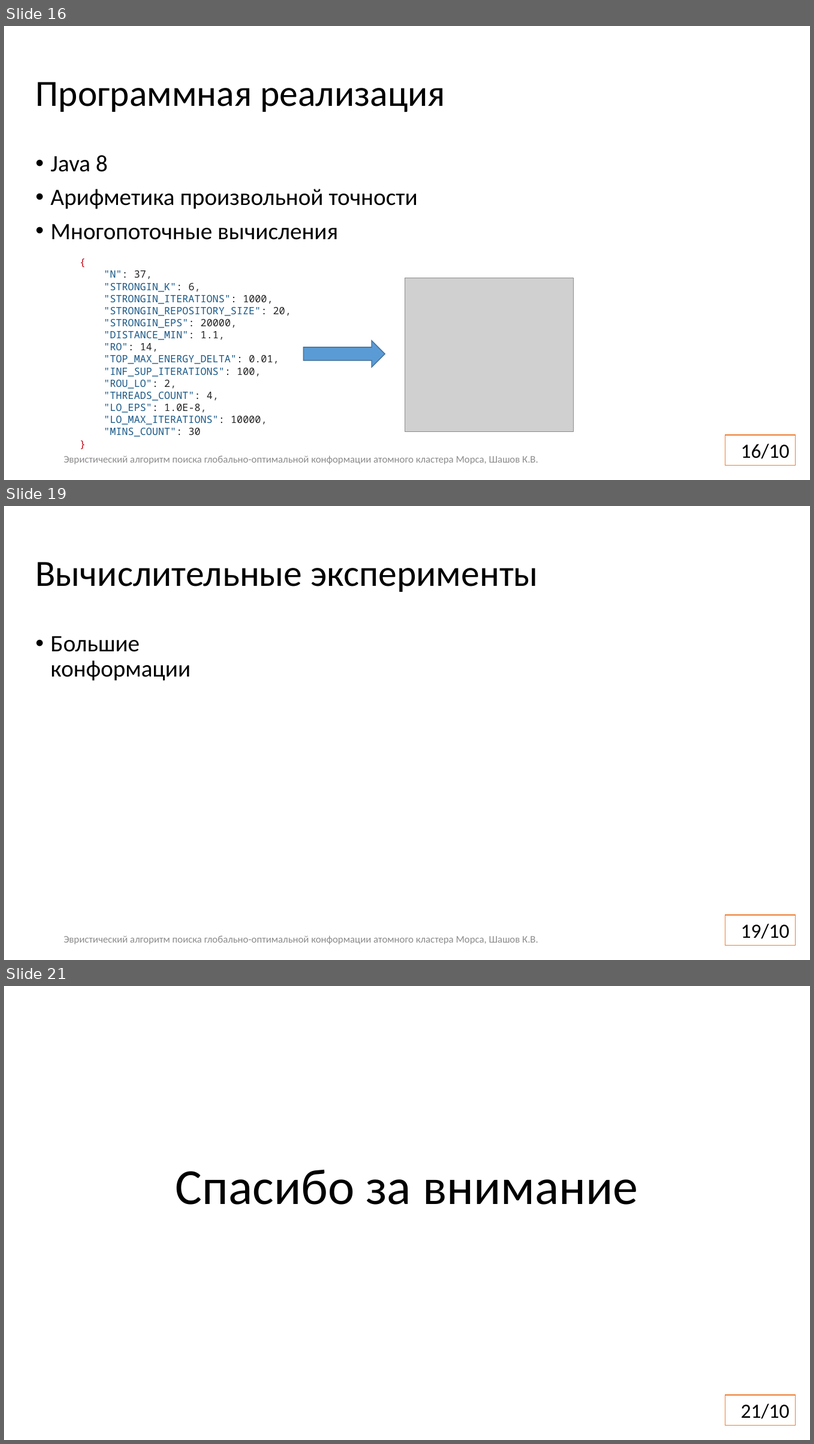
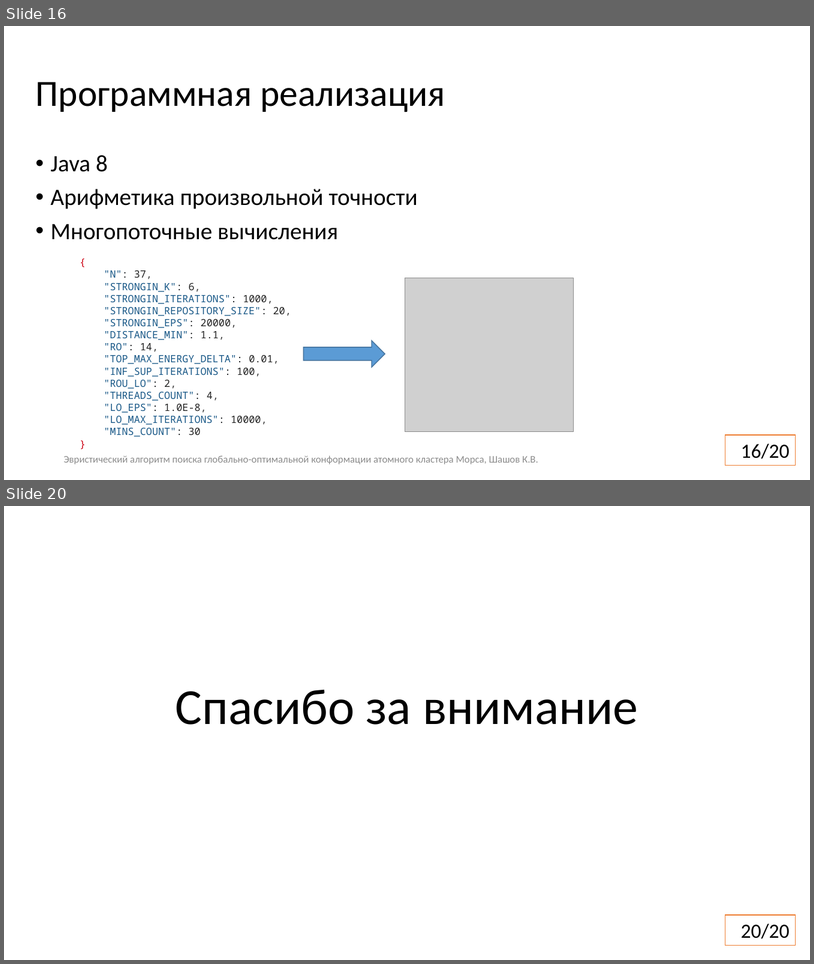
Before and after one commit to kshashov/morse-cluster, a slide deck: docs/6224М Шашов.pptx. Shown one above the other, each under a label of ours: slides 16, 19 and 21 before the commit, slides 16 and 20 after it; the slides between them are not shown. The pictures are 814x1444 and 814x964 pixels, drawn with LibreOffice and Linux fonts; fonts in the diff are those of the drawing; grey boxes stand for pictures; background and template pictures are left out. Boxes give left, top, right and bottom in pixels: in the first picture for what was removed or moved away, otherwise in the second. Text is boxed around its words. In the diff, an @@ line names an element or a change of style, - is before the commit and + after.

```diff
--- a/docs/6224М Шашов.pptx
+++ b/docs/6224М Шашов.pptx
@@ slide 19 removed at <box>4,506,810,960</box>, background picture (left out); not listed: 1 template element that a slide beside it also shows @@
@@ title removed at <box>36,562,538,592</box> @@
-Вычислительные эксперименты
@@ text removed at <box>51,636,191,681</box> @@
-• Большие конформации
@@ text removed at <box>64,935,539,944</box> @@
-Эвристический алгоритм поиска глобально-оптимальной конформации атомного кластера Морса, Шашов К.В.
@@ page number at <box>741,443,790,459</box>: text changed @@
-16/10
+16/20
@@ what was slide 21 is now slide 20 @@
@@ page number at <box>741,923,790,939</box>: text changed @@
-21/10
+20/20
```
Also in this commit, not shown: 11 slides changed, 3 other files.
